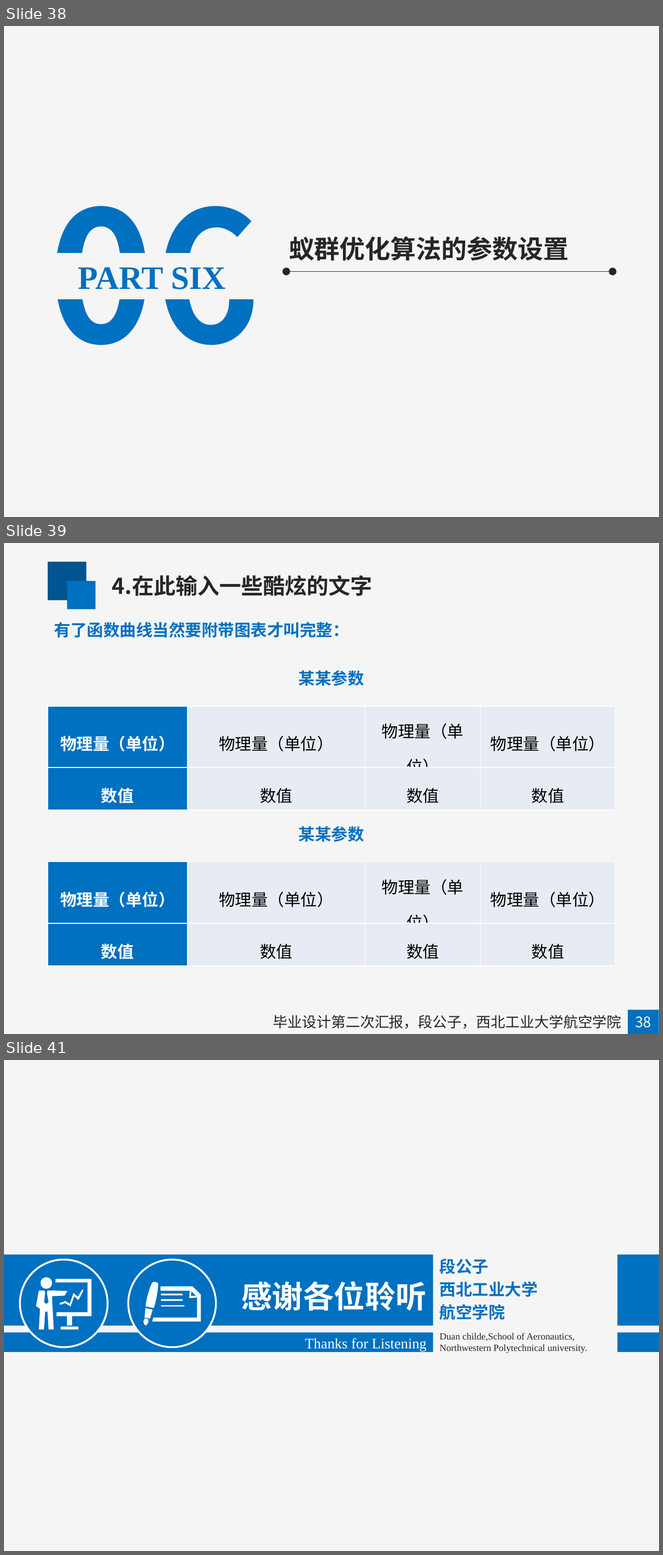
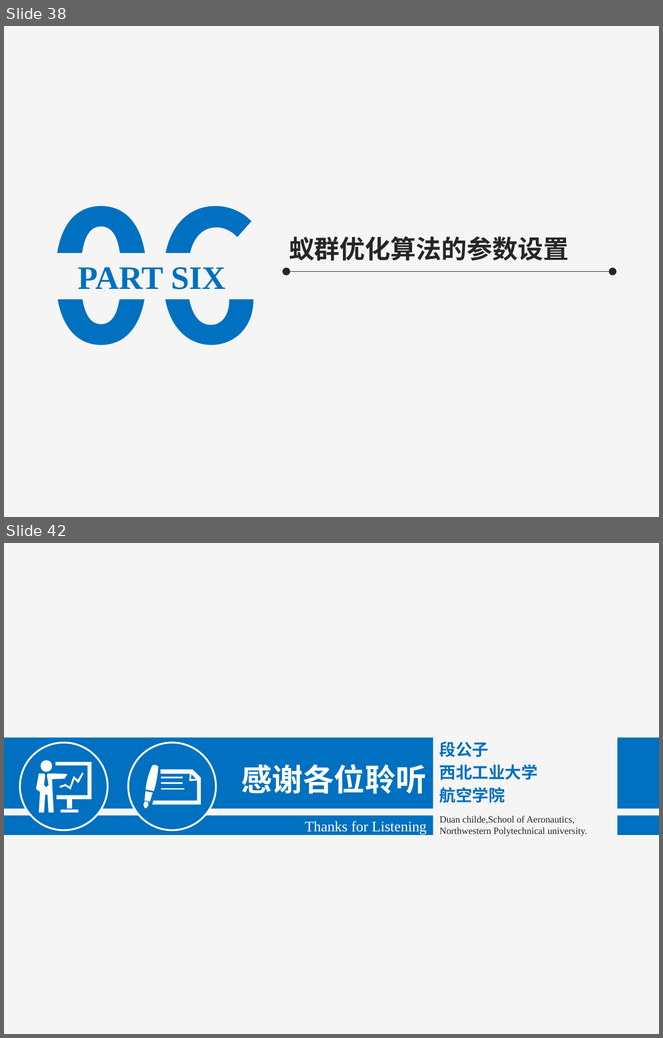
Before and after one commit to mapengfei-nwpu/ant, a slide deck: 蚁群优化算法.pptx. Shown one above the other, each under a label of ours: slides 38, 39 and 41 before the commit, slides 38 and 42 after it; the slides between them are not shown. The pictures are 663x1555 and 663x1038 pixels, drawn with LibreOffice and Linux fonts; fonts in the diff are those of the drawing. Boxes give left, top, right and bottom in pixels: in the first picture for what was removed or moved away, otherwise in the second. Text is boxed around its words. In the diff, an @@ line names an element or a change of style, - is before the commit and + after.

```diff
--- a/蚁群优化算法.pptx
+++ b/蚁群优化算法.pptx
@@ slide 39 removed at bbox=[4, 543, 659, 1034], background #F5F5F5 @@
@@ rectangle removed at bbox=[48, 562, 87, 601] @@
@@ rectangle removed at bbox=[67, 581, 95, 609] @@
@@ text removed at bbox=[112, 575, 372, 596] @@
-4.在此输入一些酷炫的文字
@@ text removed at bbox=[54, 622, 349, 638] @@
-有了函数曲线当然要附带图表才叫完整：
@@ text removed at bbox=[299, 670, 364, 686] @@
-某某参数
@@ table removed at bbox=[48, 706, 616, 810], 2 rows, 4 columns @@
-物理量（单位） | 物理量（单位） | 物理量（单位） | 物理量（单位）
-数值 | 数值 | 数值 | 数值
@@ text removed at bbox=[299, 826, 364, 842] @@
-某某参数
@@ table removed at bbox=[48, 862, 616, 966], 2 rows, 4 columns @@
-物理量（单位） | 物理量（单位） | 物理量（单位） | 物理量（单位）
-数值 | 数值 | 数值 | 数值
@@ rectangle removed at bbox=[629, 1010, 659, 1034] @@
@@ text removed at bbox=[273, 1015, 622, 1029] @@
-毕业设计第二次汇报，段公子，西北工业大学航空学院
@@ text removed at bbox=[635, 1017, 651, 1028] @@
-38
@@ what was slide 41 is now slide 42 @@
```
Also in this commit, not shown: 7 slides changed, 3 slides added, 1 other slide removed, 2 other files.
